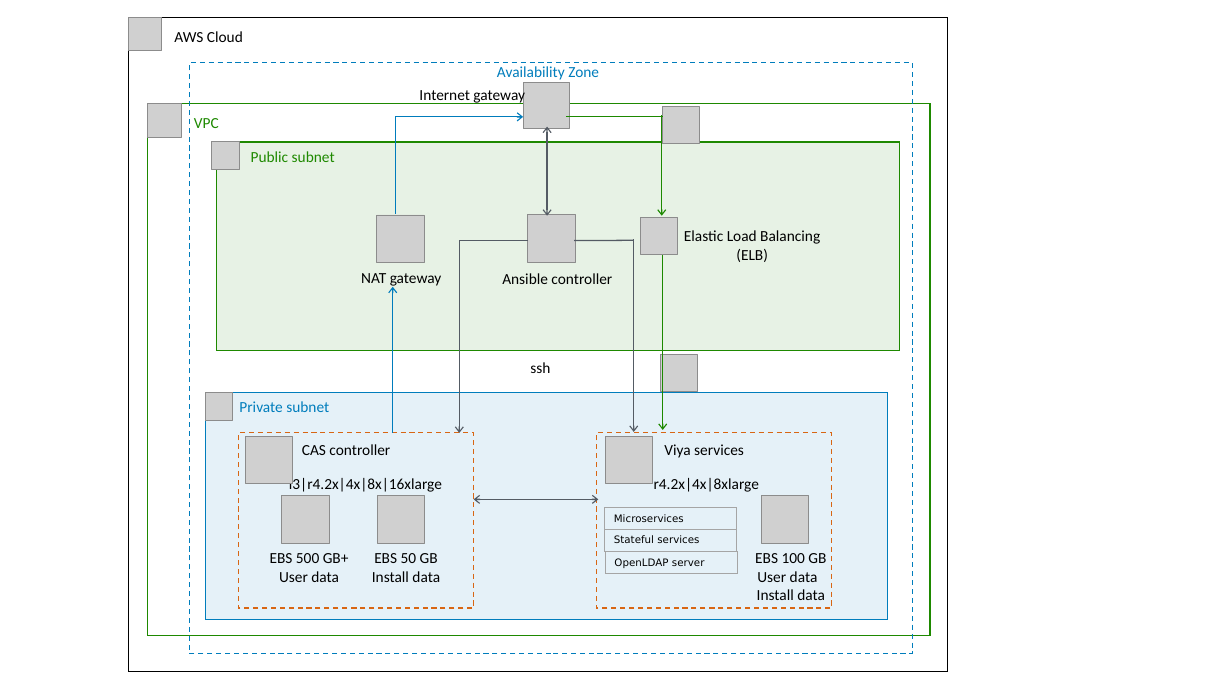
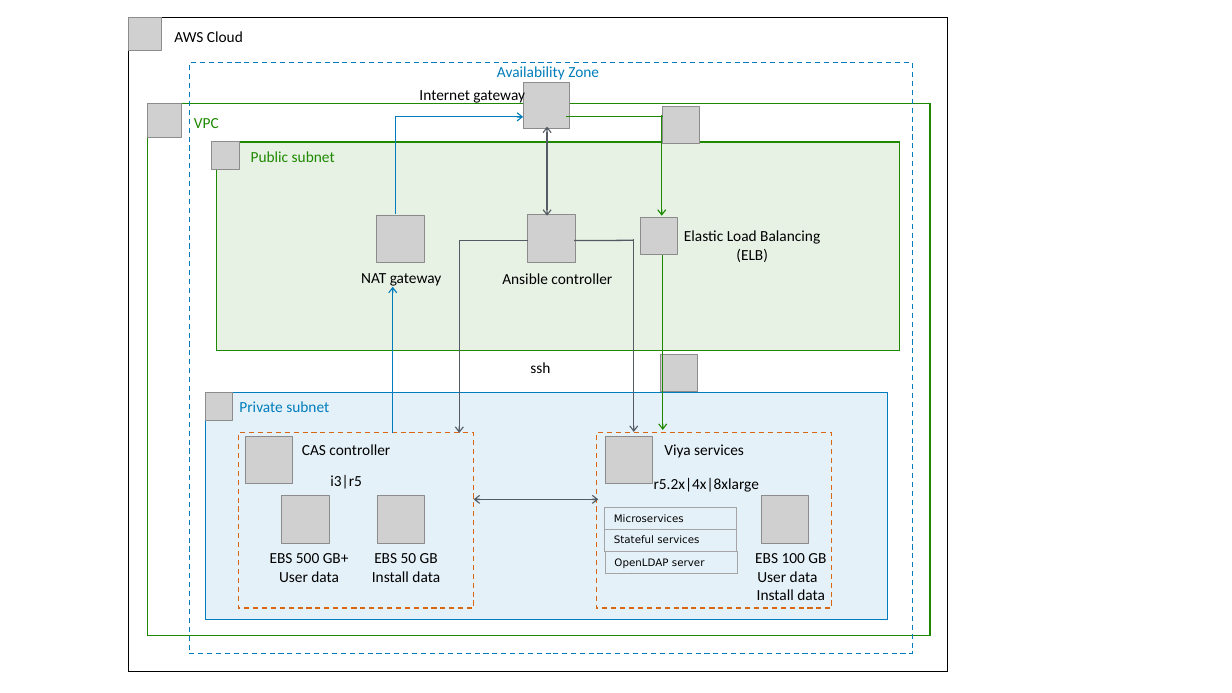
Before and after one commit to sassoftware/quickstart-sas-viya, a slide deck: slide 4 of Quick Start architecture diagram.pptx. Drawn at 1232x693 pixels with LibreOffice and Linux fonts; fonts in the diff are those of the drawing; grey boxes stand for pictures. Boxes give left, top, right and bottom in pixels: in the first picture for what was removed or moved away, otherwise in the second. Text is boxed around its words. In the diff, an @@ line names an element or a change of style, - is before the commit and + after.

Commit message:
AWSVIYA-138
Updated powerpoint graphic for 1.5 release of QS.

```diff
--- a/Quick Start architecture diagram.pptx
+++ b/Quick Start architecture diagram.pptx
@@ text at bbox=[330, 475, 362, 489]: text changed @@
-i3|r4.2x|4x|8x|16xlarge
+i3|r5
@@ text at bbox=[654, 478, 759, 492]: text changed @@
-r4.2x|4x|8xlarge
+r5.2x|4x|8xlarge
```
